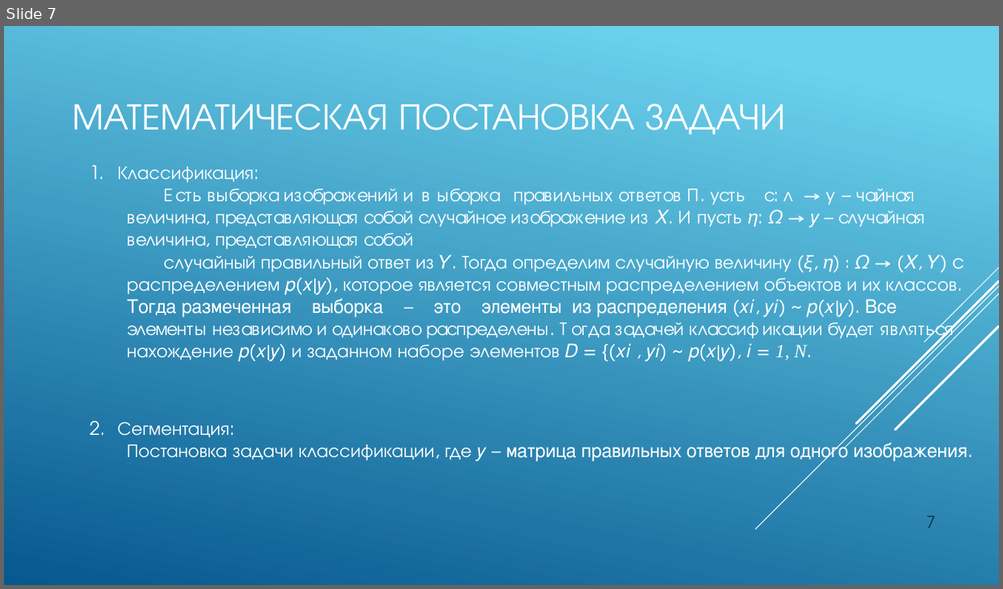
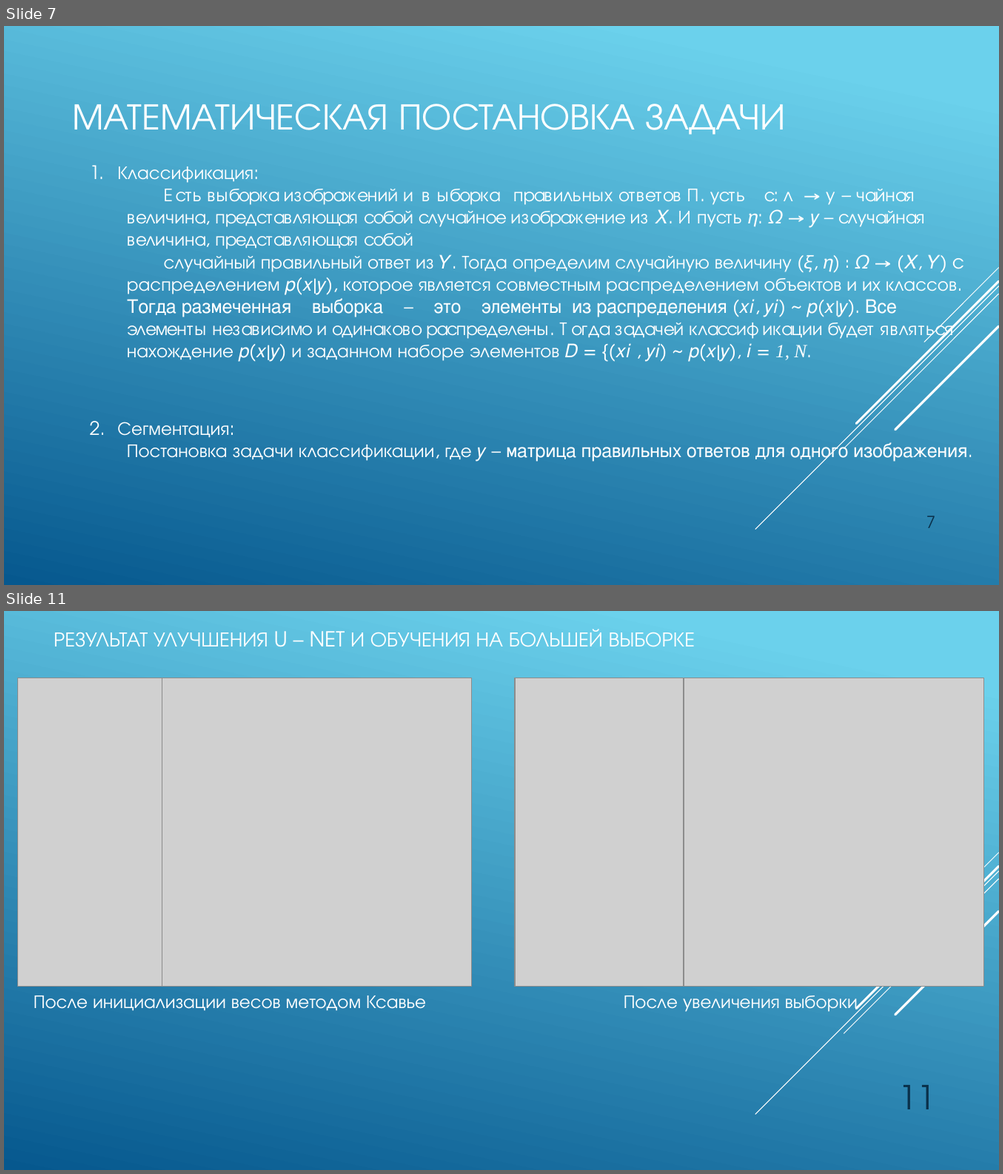
Before and after one commit to JacKira/Airbus_ship_detection, a slide deck: Отчет/ВКР презентация.pptx. Shown one above the other, each under a label of ours: slide 7 before the commit, slides 7 and 11 after it; the slides between them are not shown. The pictures are 1003x589 and 1003x1174 pixels, drawn with LibreOffice and Linux fonts; fonts in the diff are those of the drawing; grey boxes stand for pictures. Boxes give left, top, right and bottom in pixels: in the first picture for what was removed or moved away, otherwise in the second. Text is boxed around its words. In the diff, an @@ line names an element or a change of style, - is before the commit and + after.

```diff
--- a/Отчет/ВКР презентация.pptx
+++ b/Отчет/ВКР презентация.pptx
@@ slide 11 added at bbox=[4, 611, 999, 1170], background gradient #6ED2EB to #06588E; not listed: 5 template elements that a slide beside it also shows @@
@@ title added at bbox=[54, 629, 694, 647], 20 pt, text #FFFFFF @@
+РЕЗУЛЬТАТ УЛУЧШЕНИЯ U – NET И ОБУЧЕНИЯ НА БОЛЬШЕЙ ВЫБОРКЕ
@@ picture added at bbox=[17, 678, 167, 986] @@
@@ picture added at bbox=[162, 678, 472, 986] @@
@@ picture added at bbox=[515, 678, 684, 986] @@
@@ picture added at bbox=[684, 678, 984, 986] @@
@@ text added at bbox=[34, 996, 426, 1011], 18 pt, text #FFFFFF @@
+После инициализации весов методом Ксавье
@@ text added at bbox=[623, 996, 857, 1013], 18 pt, text #FFFFFF @@
+После увеличения выборки
@@ page number added at bbox=[899, 1085, 936, 1110], 32 pt, text #0A304A @@
+11
```
Also in this commit, not shown: 3 slides changed, 3 other slides added, 2 slides removed, 1 other file.
